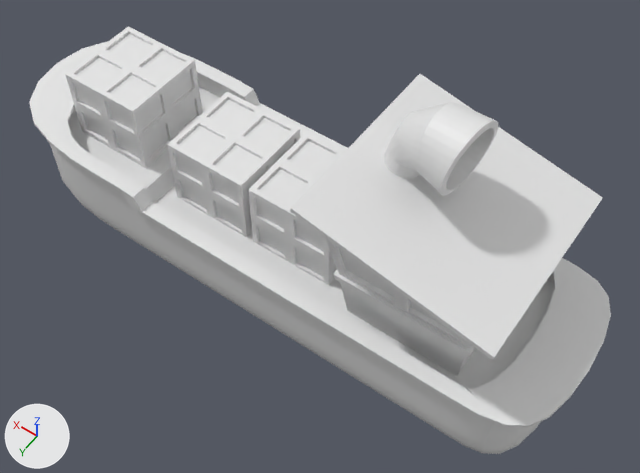
Renders of the Blender file blender/boat_chris.blend from each side of a commit.
Rendered twice from a 50 mm camera at (-6.64, 9.12, 14.98) aimed at (-0.46, 0.48, 1.4). Arrows for +X, +Y and +Z are at lower left; the lights stay in place. Materials are left out; every surface is plain grey.

Script lines for the objects in view, before the commit:
```python
me_circle = bpy.data.meshes.new('Circle')
me_circle.from_pydata(...)  # 320 vertices, 320 faces; spans x -1.21..2.67, y -2.58..1.32, z 0.47..5.51
me_cube = bpy.data.meshes.new('Cube')
me_cube.from_pydata(...)  # 1370 vertices, 1368 faces, 150 loose edges; spans x -1.23..1.48, y -1.37..1.37, z -0.93..1.71
me_cube.polygons.foreach_set('use_smooth', [True] * 1368)
me_cube.materials.append(mat_material)
me_plane_001 = bpy.data.meshes.new('Plane.001')
me_plane_001.from_pydata(...)  # 218 vertices, 216 faces; spans x -1.0..1.0, y -1.0..1.0, z 0.0..1.51
me_plane_002 = bpy.data.meshes.new('Plane.002')
me_plane_002.from_pydata(...)  # 218 vertices, 216 faces; spans x -1.0..1.0, y -1.0..1.0, z 0.0..1.51
me_plane_003 = bpy.data.meshes.new('Plane.003')
me_plane_003.from_pydata(...)  # 218 vertices, 216 faces; spans x -1.0..1.0, y -1.0..1.0, z 0.0..1.51
ob_circle = bpy.data.objects.new('Circle', me_circle)
ob_circle.location = (-1.83, -0.39, 3.53)
ob_circle.rotation_euler = (-0.0427, 0.188, 3.028)  # degrees (-2.4, 11, 173)
ob_circle.scale = (0.371, 0.371, 0.371)
ob_cube = bpy.data.objects.new('Cube', me_cube)
ob_cube.location = (0.0, 0.0, -0.07)
ob_cube.scale = (4.86, 1.41, 0.965)
ob_plane_001 = bpy.data.objects.new('Plane.001', me_plane_001)
ob_plane_001.location = (2.01, -0.03, 0.59)
ob_plane_001.scale = (0.937, 0.937, 1.11)
ob_plane_002 = bpy.data.objects.new('Plane.002', me_plane_002)
ob_plane_002.location = (4.7, -0.03, 1.03)
ob_plane_002.scale = (0.937, 0.937, 1.11)
ob_plane_003 = bpy.data.objects.new('Plane.003', me_plane_003)
ob_plane_003.location = (-0.03, -0.03, 0.59)
ob_plane_003.scale = (0.937, 0.937, 1.11)
# also in view: 'Cube.001' at (0.6, 0.0, 0.86); 'Plane' at (-2.85, -0.03, 2.17)
```
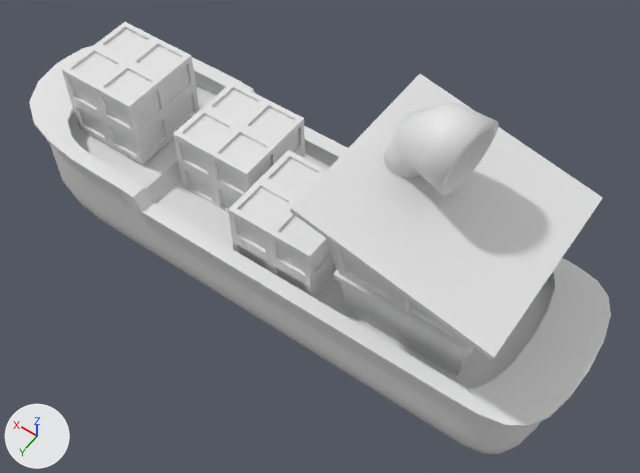
Location of each change, [x1, y1, x2, y2] in pixels of the pictures (640 x 473 px):
'Plane.002', moved: before [65, 26, 202, 168]; after [173, 82, 305, 213]
'Plane.003', moved: before [248, 132, 344, 285]; after [62, 22, 199, 164]
'Plane.001', moved: before [167, 91, 300, 237]; after [228, 150, 337, 299]
part 1 of me_circle, shading changed: [384, 103, 498, 196] in both

What changed in the scene script:
```text
Change me_circle:
    where me_circle.from_pydata(...)  # 320 vertices, 320 faces; spans x -1.21..2.67, y -2.58..1.32, z 0.47..5.51
    used by ob_circle; location = (-1.83, -0.39, 3.53); rotation_euler = (-0.0427, 0.188, 3.028), in degrees (-2.4, 11, 173); scale = (0.371, 0.371, 0.371)
    me_circle part 1: all faces are now shaded smooth (320 of 320 changed)
Change ob_plane_001:
    ob_plane_001.location: (2.01, -0.03, 0.59) -> (-0.03, 0.57, 0.59)
Change ob_plane_002:
    ob_plane_002.location: (4.7, -0.03, 1.03) -> (2.11, -0.32, 0.59)
Change ob_plane_003:
    ob_plane_003.location: (-0.03, -0.03, 0.59) -> (4.78, -0.03, 1.11)
```
